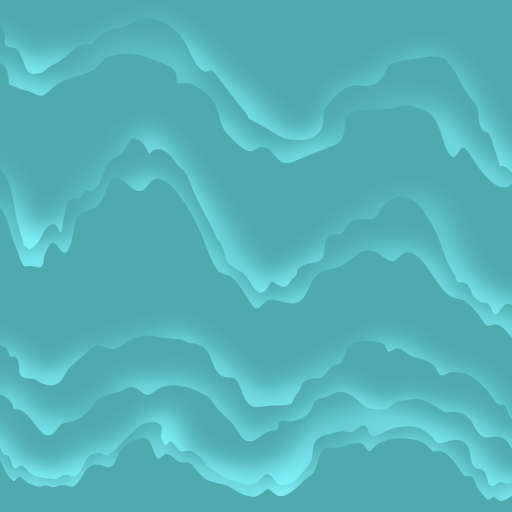
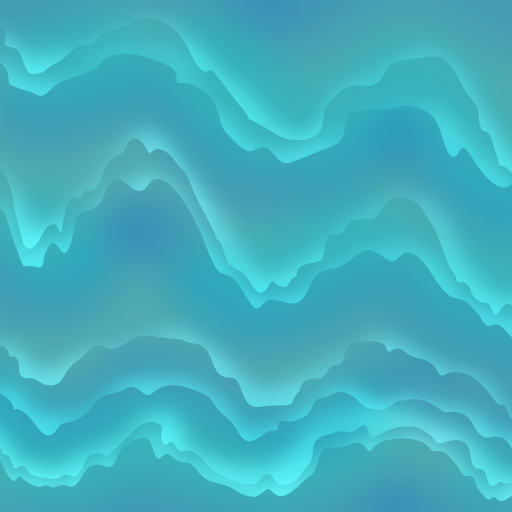
Layer changes from the first 512px x 512px image to the second:
added layer "Layer 2" (overlay) above "Layer 1" over (0, 0, 512, 512)
